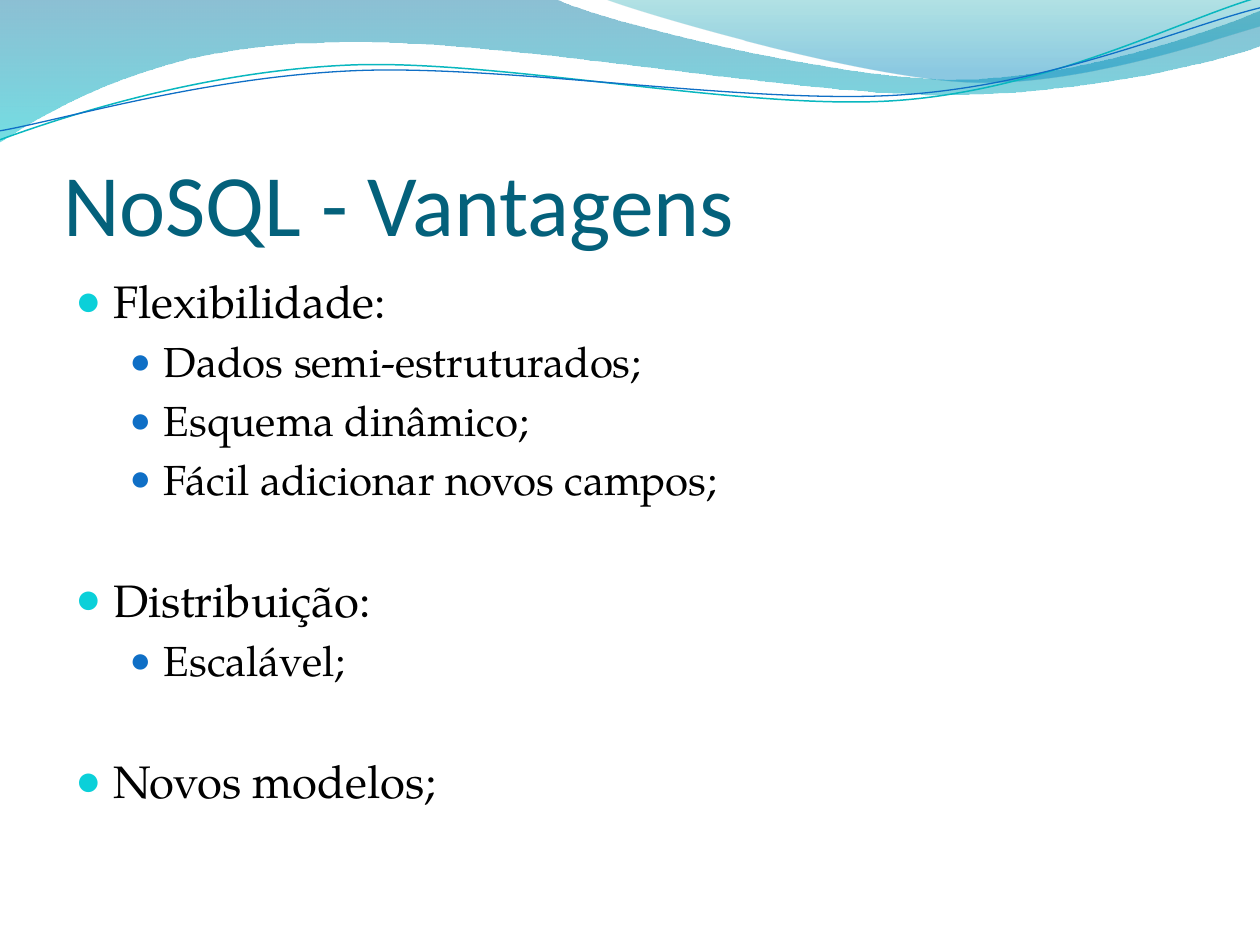
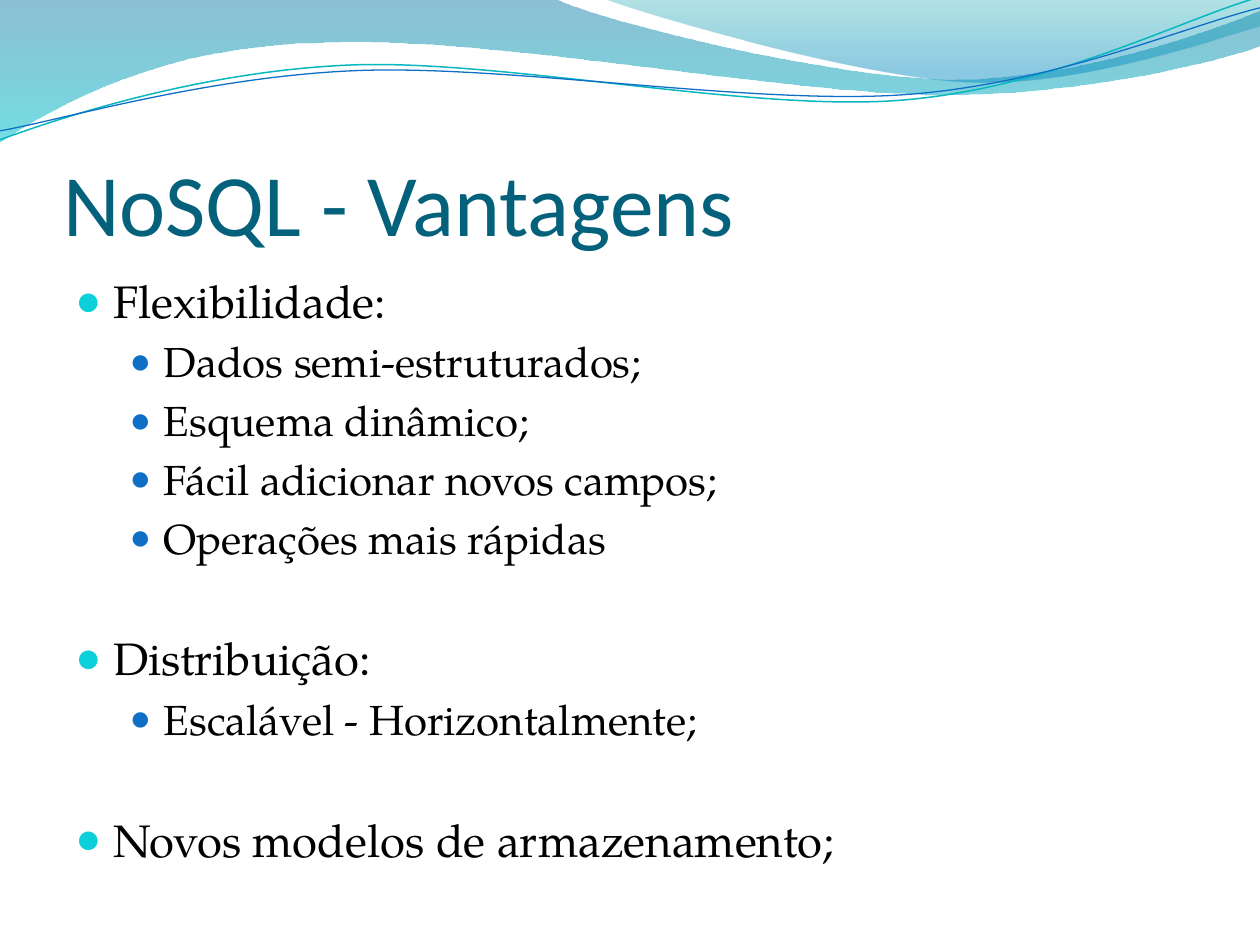
Before and after one commit to leonardopordeus/BD, a slide deck: slide 8 of Aula04.pptx (slide 5 before the commit). Drawn at 1260x945 pixels with LibreOffice and Linux fonts; fonts in the diff are those of the drawing; background and template pictures are left out. Boxes give left, top, right and bottom in pixels: in the first picture for what was removed or moved away, otherwise in the second. Text is boxed around its words. In the diff, an @@ line names an element or a change of style, - is before the commit and + after.

```diff
--- a/Aula04.pptx
+++ b/Aula04.pptx
@@ text at (164,523,606,566): paragraph added @@
+  ● Operações mais rápidas
@@ text at (113,704,834,864): text changed @@
-  ● Escalável;
-● Novos modelos;
+  ● Escalável - Horizontalmente;
+● Novos modelos de armazenamento;
```
Also in this commit, not shown: 4 other slides changed, 9 slides added, 3 other files.
